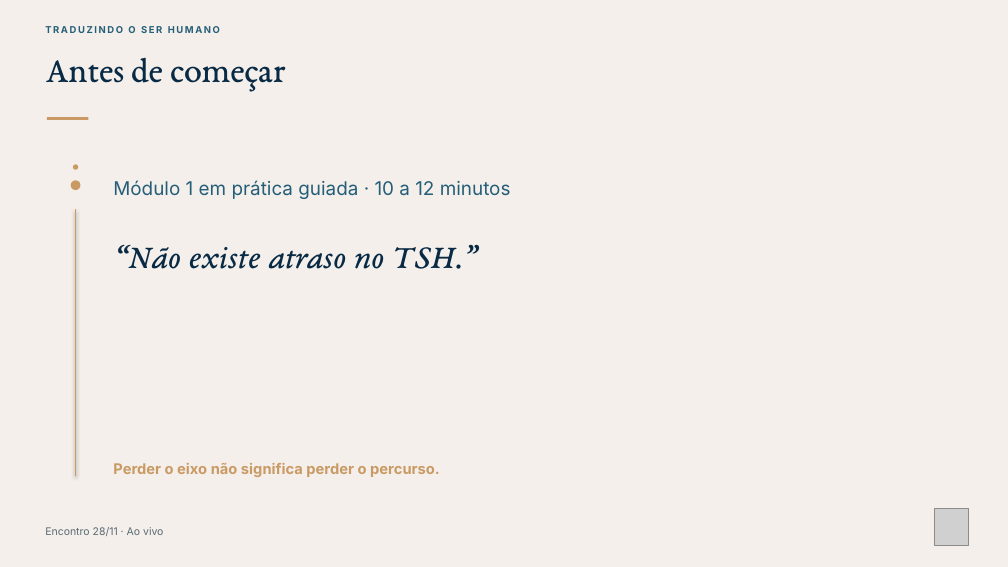
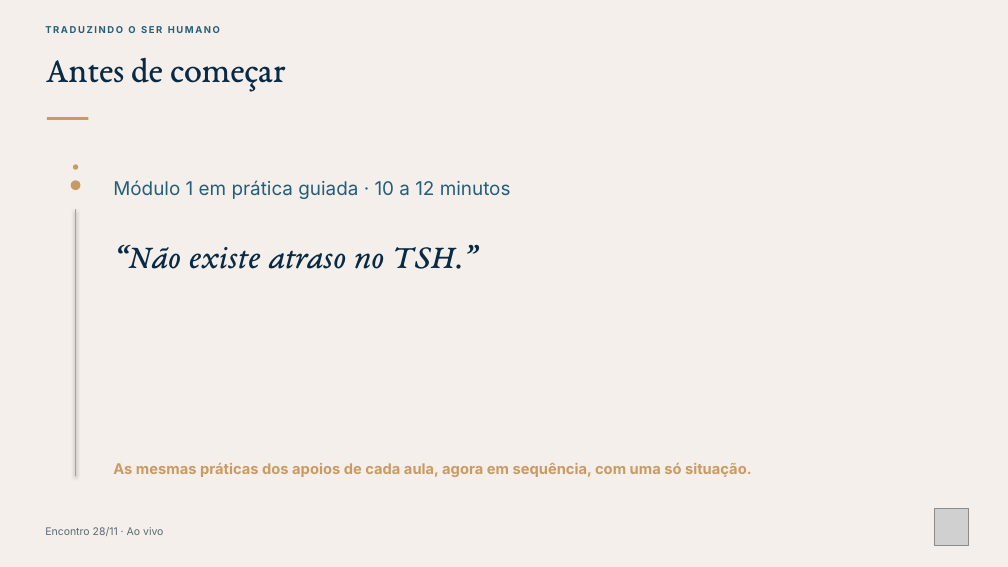
Before and after one commit to fabianodeliberalli/base-cognitiva-vault, a slide deck: slide 2 of 70 - Produções/Cursos/Curso - Nome Provisório/Materiais/Módulo 2/Encontro de 28-11 - slides e roteiro de bolso/TSH - Encontro de 28-11 - slides.pptx. Drawn at 1008x567 pixels with LibreOffice and Linux fonts; fonts in the diff are those of the drawing; grey boxes stand for pictures. Boxes give left, top, right and bottom in pixels: in the first picture for what was removed or moved away, otherwise in the second. Text is boxed around its words. In the diff, an @@ line names an element or a change of style, - is before the commit and + after.

```diff
--- a/70 - Produções/Cursos/Curso - Nome Provisório/Materiais/Módulo 2/Encontro de 28-11 - slides e roteiro de bolso/TSH - Encontro de 28-11 - slides.pptx
+++ b/70 - Produções/Cursos/Curso - Nome Provisório/Materiais/Módulo 2/Encontro de 28-11 - slides e roteiro de bolso/TSH - Encontro de 28-11 - slides.pptx
@@ text at [113,463,752,477]: text changed @@
-Perder o eixo não significa perder o percurso.
+As mesmas práticas dos apoios de cada aula, agora em sequência, com uma só situação.
```
Also in this commit, not shown: 1 other slide changed, 5 slides added, 6 other files.
